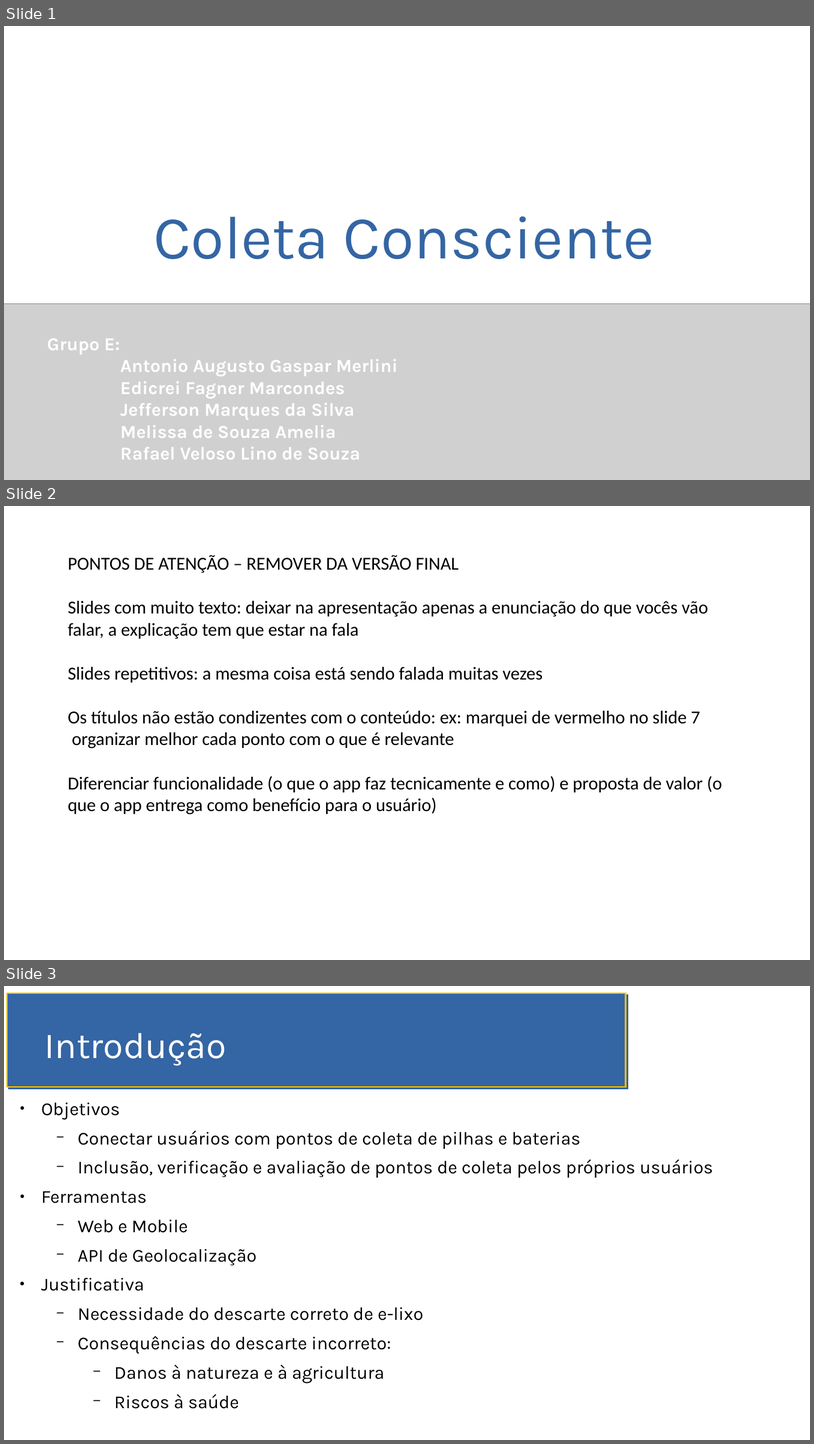
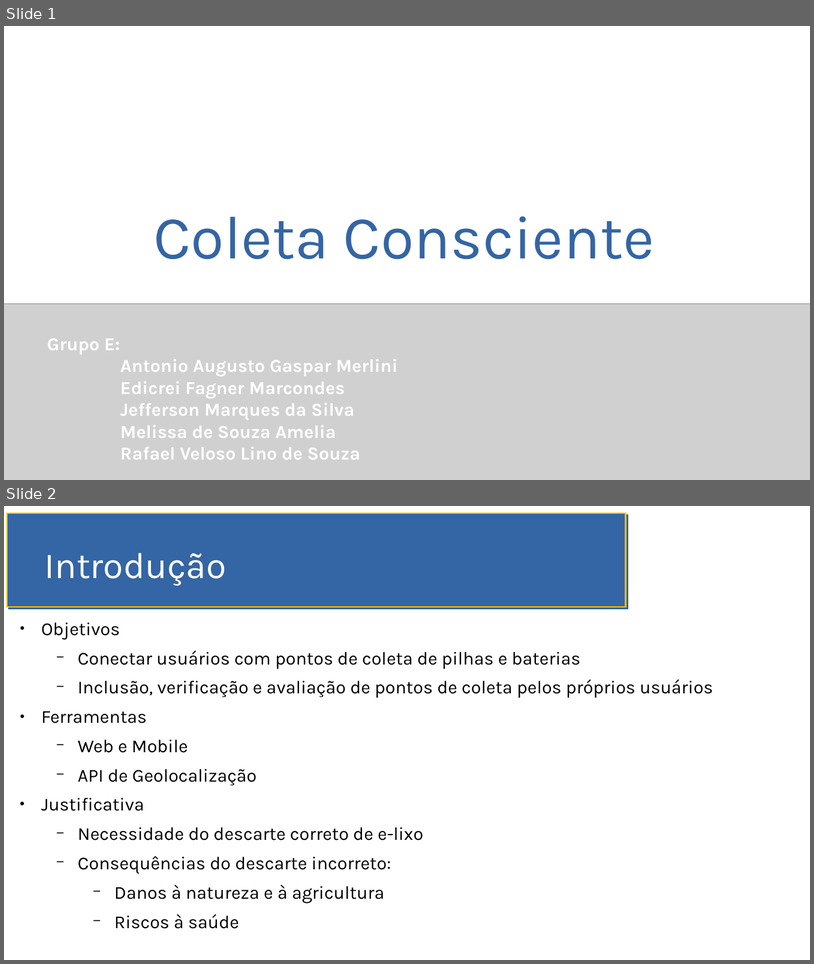
Before and after one commit to MBA-Impacta/mvp-coleta-consciente-descricao, a slide deck: SlidesMVP.odp. Shown one above the other, each under a label of ours: slides 1, 2 and 3 before the commit, slides 1 and 2 after it. The pictures are 814x1444 and 814x964 pixels, drawn with LibreOffice and Linux fonts; fonts in the diff are those of the drawing; grey boxes stand for pictures. Boxes give left, top, right and bottom in pixels: in the first picture for what was removed or moved away, otherwise in the second. Text is boxed around its words. In the diff, an @@ line names an element or a change of style, - is before the commit and + after.

Commit message:
versão 2

```diff
--- a/SlidesMVP.odp
+++ b/SlidesMVP.odp
@@ slide 2 removed at [4,506,810,960], background #FFFFFF @@
@@ text removed at [68,555,722,814] @@
-PONTOS DE ATENÇÃO – REMOVER DA VERSÃO FINAL
-Slides com muito texto: deixar na apresentação apenas a enunciação do que vocês vão falar, a explicação tem que estar na fala
-Slides repetitivos: a mesma coisa está sendo falada muitas vezes
-Os títulos não estão condizentes com o conteúdo: ex: marquei de vermelho no slide 7
-organizar melhor cada ponto com o que é relevante
-Diferenciar funcionalidade (o que o app faz tecnicamente e como) e proposta de valor (o que o app entrega como benefício para o usuário)
@@ what was slide 3 is now slide 2 @@
```
Also in this commit, not shown: 1 slide changed.
